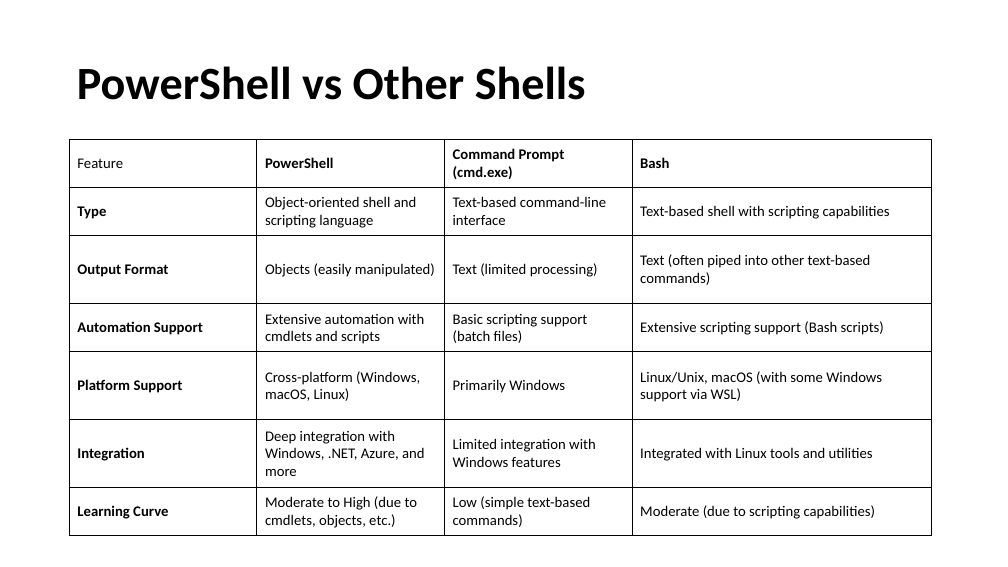
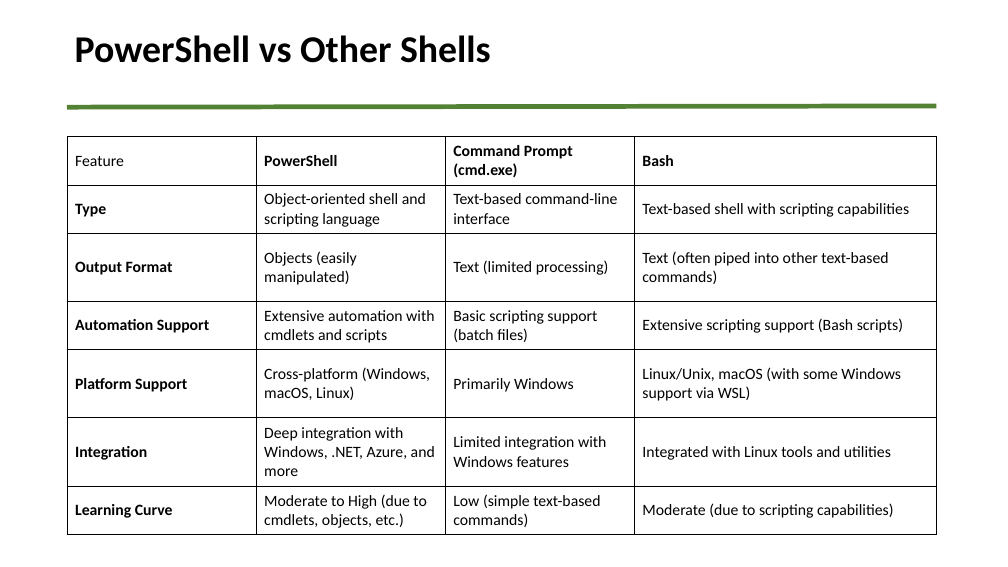
Before and after one commit to PSRITPro/my-learning-journal, a slide deck: slide 10 of PowerShell/Day1/PowerShell.pptx (slide 8 before the commit). Drawn at 1008x567 pixels with LibreOffice and Linux fonts; fonts in the diff are those of the drawing. Boxes give left, top, right and bottom in pixels: in the first picture for what was removed or moved away, otherwise in the second. Text is boxed around its words. In the diff, an @@ line names an element or a change of style, - is before the commit and + after.

```diff
--- a/PowerShell/Day1/PowerShell.pptx
+++ b/PowerShell/Day1/PowerShell.pptx
@@ title "PowerShell vs Other Shells": place and size @@
-title "PowerShell vs Other Shells" at (77, 66, 586, 100)
+title "PowerShell vs Other Shells" at (67, 23, 937, 76)
@@ title "PowerShell vs Other Shells" at (67, 23, 937, 76): size 44 to 36 pt; outline none to #FFFFFF 0.75 pt @@
@@ line added from (67, 107) to (937, 106), #548235 4.5 pt @@
@@ table at (67, 137, 936, 535) @@
@@ size 14 to 15 pt @@
@@ table: place and size @@
-table at (70, 140, 932, 536)
+table at (67, 137, 936, 535)
```
Also in this commit, not shown: 7 other slides changed, 3 slides added, 4 other files.
